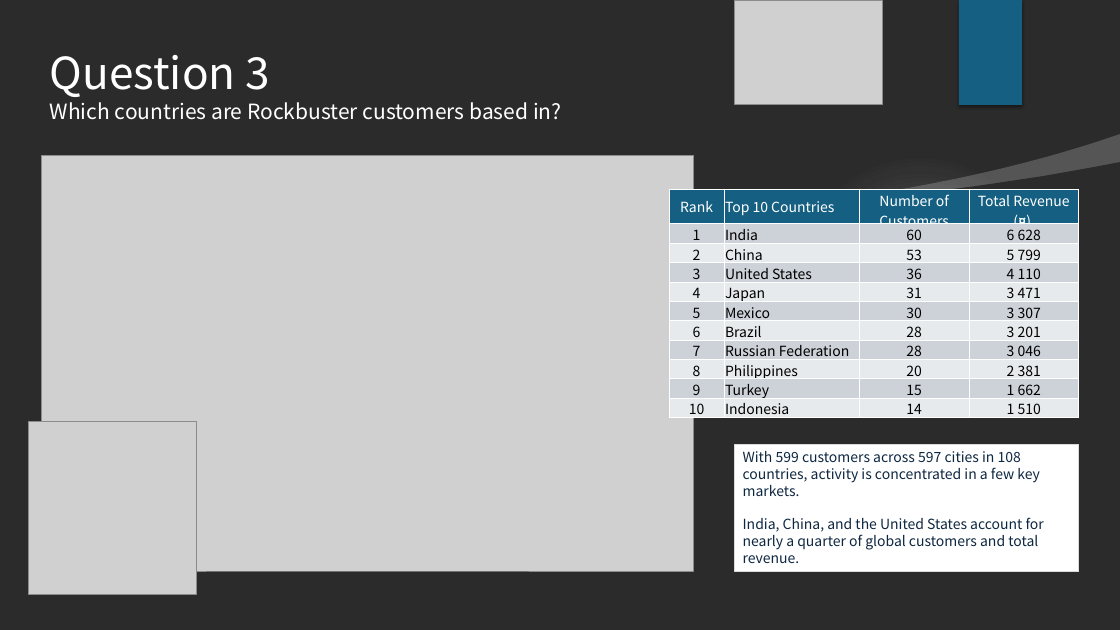
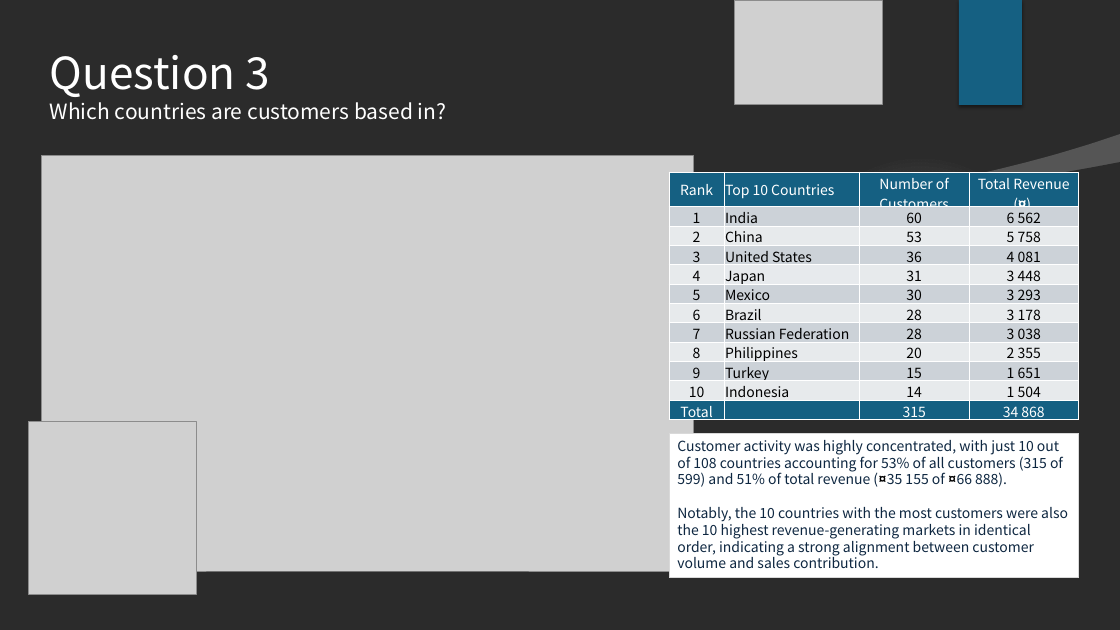
Before and after one commit to davidgriesel/03_streaming_service_database_queries, a slide deck: slide 6 of deliverables/presentation.pptx. Drawn at 1120x630 pixels with LibreOffice and Linux fonts; fonts in the diff are those of the drawing; grey boxes stand for pictures; background and template pictures are left out; a plain dark background stands for a picture behind light text. Boxes give left, top, right and bottom in pixels: in the first picture for what was removed or moved away, otherwise in the second. Text is boxed around its words. In the diff, an @@ line names an element or a change of style, - is before the commit and + after.

```diff
--- a/deliverables/presentation.pptx
+++ b/deliverables/presentation.pptx
@@ title at bbox=[50, 55, 446, 120]: text changed @@
-Question 3
-Which countries are Rockbuster customers based in?
+Question 3
+Which countries are customers based in?
@@ table at bbox=[670, 172, 1079, 425] @@
-row 2: 1 | India | 60 | 6 628
-row 3: 2 | China | 53 | 5 799
-row 4: 3 | United States | 36 | 4 110
-row 5: 4 | Japan | 31 | 3 471
-row 6: 5 | Mexico | 30 | 3 307
-row 7: 6 | Brazil | 28 | 3 201
-row 8: 7 | Russian Federation | 28 | 3 046
-row 9: 8 | Philippines | 20 | 2 381
-row 10: 9 | Turkey | 15 | 1 662
-row 11: 10 | Indonesia | 14 | 1 510
+row 2: 1 | India | 60 | 6 562
+row 3: 2 | China | 53 | 5 758
+row 4: 3 | United States | 36 | 4 081
+row 5: 4 | Japan | 31 | 3 448
+row 6: 5 | Mexico | 30 | 3 293
+row 7: 6 | Brazil | 28 | 3 178
+row 8: 7 | Russian Federation | 28 | 3 038
+row 9: 8 | Philippines | 20 | 2 355
+row 10: 9 | Turkey | 15 | 1 651
+row 11: 10 | Indonesia | 14 | 1 504
+row 12: Total |  | 315 | 34 868
@@ table: place and size @@
-table at bbox=[670, 189, 1079, 423]
+table at bbox=[670, 172, 1079, 425]
@@ rectangle "Customer activity was highly concentrated, ...": place and size @@
-rectangle "Customer activity was highly concentrated, ..." at bbox=[734, 444, 1079, 571]
+rectangle "Customer activity was highly concentrated, ..." at bbox=[670, 434, 1080, 578]
@@ text in rectangle at bbox=[677, 440, 1068, 568]: text changed @@
-With 599 customers across 597 cities in 108 countries, activity is concentrated in a few key markets.
-India, China, and the United States account for nearly a quarter of global customers and total revenue.
+Customer activity was highly concentrated, with just 10 out of 108 countries accounting for 53% of all customers (315 of 599) and 51% of total revenue (¤35 155 of ¤66 888).
+Notably, the 10 countries with the most customers were also the 10 highest revenue-generating markets in identical order, indicating a strong alignment between customer volume and sales contribution.
```
Also in this commit, not shown: 4 other slides changed, 17 other files.
